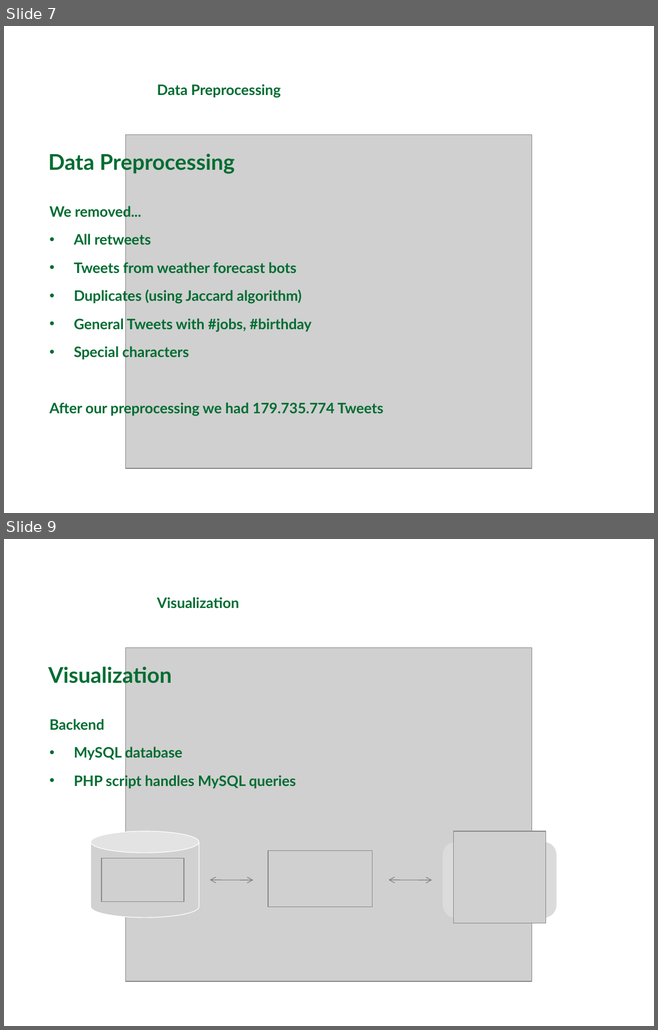
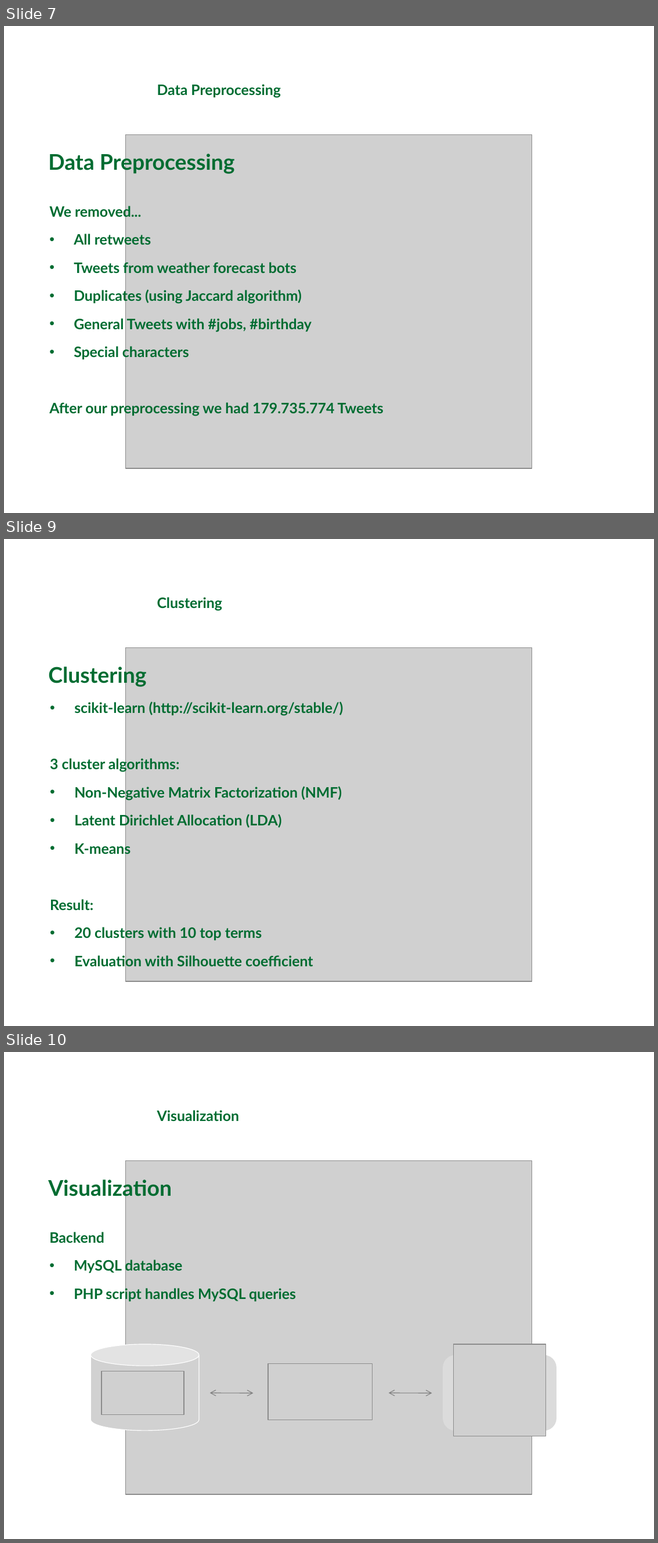
Before and after one commit to michaelprummer/datascience, a slide deck: finalPresentation.ppt. Shown one above the other, each under a label of ours: slides 7 and 9 before the commit, slides 7, 9 and 10 after it; the slides between them are not shown. The pictures are 658x1030 and 658x1543 pixels, drawn with LibreOffice and Linux fonts; fonts in the diff are those of the drawing; grey boxes stand for pictures; background and template pictures are left out. Boxes give left, top, right and bottom in pixels: in the first picture for what was removed or moved away, otherwise in the second. Text is boxed around its words. In the diff, an @@ line names an element or a change of style, - is before the commit and + after.

Commit message:
added clustering to presentation

```diff
--- a/finalPresentation.ppt
+++ b/finalPresentation.ppt
@@ slide 9 added at bbox=[4, 539, 654, 1026], background picture (left out) @@
@@ text added at bbox=[157, 597, 222, 611], 16 pt, text #006C31, bold @@
+Clustering
@@ picture added at bbox=[125, 647, 531, 982] @@
@@ text added at bbox=[48, 664, 146, 687], 24 pt, text #006C31, bold @@
+Clustering
@@ text added at bbox=[50, 701, 343, 969], 16 pt, text #006C31, bold @@
+• scikit-learn (http://scikit-learn.org/stable/)
+3 cluster algorithms:
+• Non-Negative Matrix Factorization (NMF)
+• Latent Dirichlet Allocation (LDA)
+• K-means
+Result:
+• 20 clusters with 10 top terms
+• Evaluation with Silhouette coefficient
@@ what was slide 9 is now slide 10 @@
```
Also in this commit, not shown: 1 other slide added, 1 slide removed.
